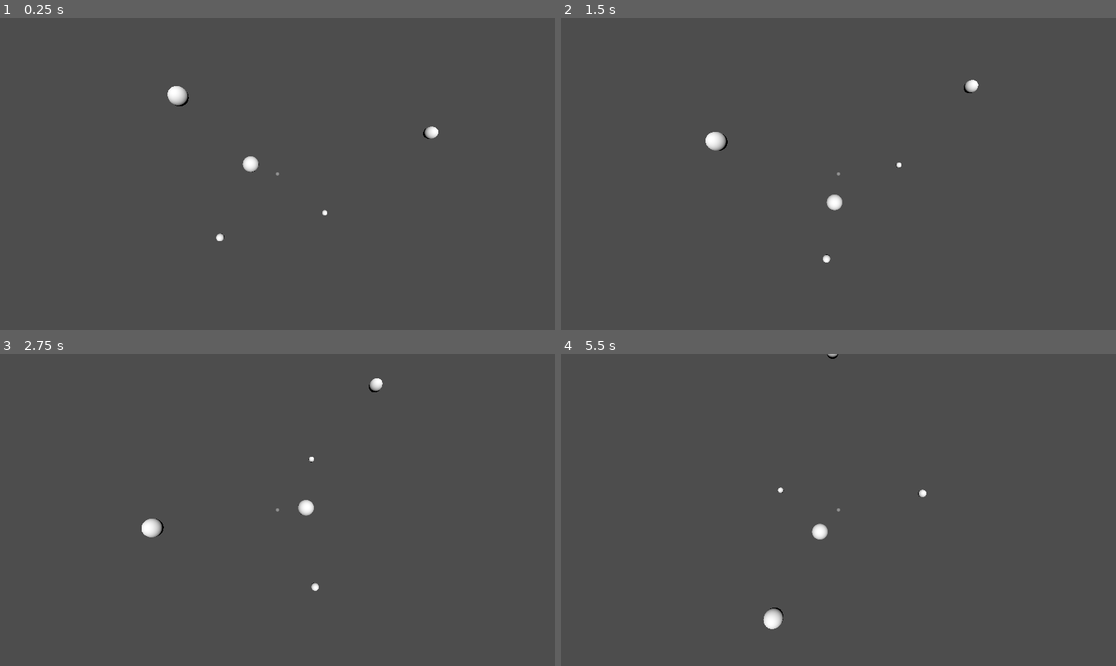
Above: before the commit, frames 1-4 (two rows, left to right).
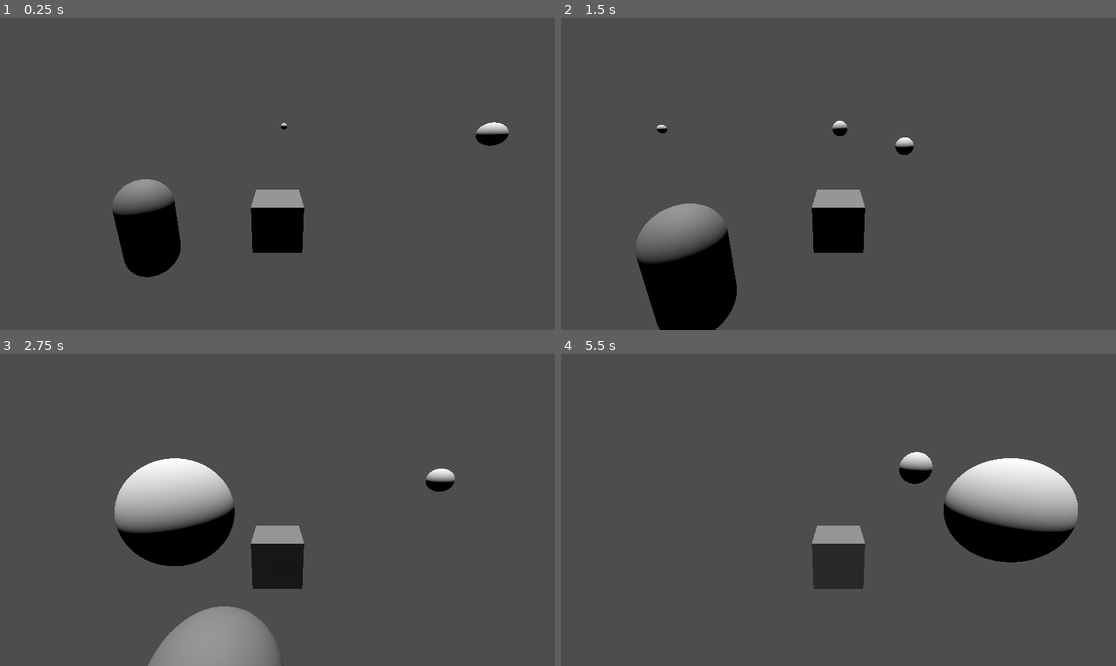
Above: after the commit, the same moments.

Repository: Paulpanther/Spacescaper
Game: Godot game, scene res://scenes/universe.tscn
The game is run twice, just before and just after one commit, with the same random seed, the same clock (stepped at 60 frames per second) and the same inputs.
Inputs:
- Up to frame 1 (0.25 s): no input
- Up to frame 2 (1.5 s): hold D (rot_right, bound only after the commit) 0.53-1.28 s; hold S (backwards, bound only after the commit) from 1.28 s (still down)
- Up to frame 3 (2.75 s): release S (backwards, bound only after the commit) at 2.03 s; hold D (rot_right, bound only after the commit) from 2.03 s (still down)
- Up to frame 4 (5.5 s): release D (rot_right, bound only after the commit) at 2.78 s; hold W (forwards, bound only after the commit) 2.78-3.53 s; hold A (rot_left, bound only after the commit) 3.53-5.03 s; hold S (backwards, bound only after the commit) from 5.03 s (still down)

The runs differ from the first frame. In frame 1, 5.3% of the frame differs, in the area x 20-92%, y 21-84%; in frame 2, 7.6%; in frame 3, 11%, in the area x 20-82%, y 7-100%; in frame 4, 8.5%.

Commit message:
add tmp player movement

Diff:
--- a/project.godot
+++ b/project.godot
@@ -15,6 +15,33 @@
 config/features=PackedStringArray("4.0", "Forward Plus")
 config/icon="res://icon.svg"
 
+[input]
+
+forwards={
+"deadzone": 0.5,
+"events": [Object(InputEventKey,"resource_local_to_scene":false,"resource_name":"","device":-1,"window_id":0,"alt_pressed":false,"shift_pressed":false,"ctrl_pressed":false,"meta_pressed":false,"pressed":false,"keycode":0,"physical_keycode":87,"key_label":0,"unicode":119,"echo":false,"script":null)
+]
+}
+backwards={
+"deadzone": 0.5,
+"events": [Object(InputEventKey,"resource_local_to_scene":false,"resource_name":"","device":-1,"window_id":0,"alt_pressed":false,"shift_pressed":false,"ctrl_pressed":false,"meta_pressed":false,"pressed":false,"keycode":0,"physical_keycode":83,"key_label":0,"unicode":115,"echo":false,"script":null)
+]
+}
+rot_left={
+"deadzone": 0.5,
+"events": [Object(InputEventKey,"resource_local_to_scene":false,"resource_name":"","device":-1,"window_id":0,"alt_pressed":false,"shift_pressed":false,"ctrl_pressed":false,"meta_pressed":false,"pressed":false,"keycode":0,"physical_keycode":65,"key_label":0,"unicode":97,"echo":false,"script":null)
+]
+}
+rot_right={
+"deadzone": 0.5,
+"events": [Object(InputEventKey,"resource_local_to_scene":false,"resource_name":"","device":-1,"window_id":0,"alt_pressed":false,"shift_pressed":false,"ctrl_pressed":false,"meta_pressed":false,"pressed":false,"keycode":0,"physical_keycode":68,"key_label":0,"unicode":100,"echo":false,"script":null)
+]
+}
+
+[physics]
+
+3d/default_gravity=0.0
+
 [rendering]
 
 renderer/rendering_method="gl_compatibility"
--- /dev/null
+++ b/scenes/planet_tmp.tscn
@@ -0,0 +1,88 @@
+[gd_scene load_steps=12 format=3 uid="uid://cv7vdcqvrohng"]
+
+[ext_resource type="Script" path="res://addons/shaderV/rgba/noise/perlin4d.gd" id="1_n4jan"]
+
+[sub_resource type="SphereShape3D" id="SphereShape3D_n8v2e"]
+
+[sub_resource type="VisualShaderNodeCustom" id="VisualShaderNodeCustom_t2xv8"]
+default_input_values = [1, Vector3(0, 0, 0), 2, 5.0, 3, 1.0, 4, 0.0]
+initialized = true
+script = ExtResource("1_n4jan")
+
+[sub_resource type="VisualShaderNodeInput" id="VisualShaderNodeInput_eghtn"]
+input_name = "time"
+
+[sub_resource type="VisualShaderNodeInput" id="VisualShaderNodeInput_k77wa"]
+input_name = "view"
+
+[sub_resource type="VisualShaderNodeVectorDecompose" id="VisualShaderNodeVectorDecompose_rm687"]
+
+[sub_resource type="VisualShaderNodeFloatParameter" id="VisualShaderNodeFloatParameter_11hqm"]
+parameter_name = "bla"
+qualifier = 2
+hint = 1
+
+[sub_resource type="VisualShader" id="VisualShader_80ynv"]
+code = "shader_type spatial;
+instance uniform float bla : hint_range(0, 1);
+
+
+
+void fragment() {
+// FloatParameter:8
+	float n_out8p0 = bla;
+
+
+// Output:0
+	ALBEDO = vec3(n_out8p0);
+
+
+}
+"
+graph_offset = Vector2(-107.485, -45.8406)
+nodes/fragment/0/position = Vector2(1260, 180)
+nodes/fragment/4/node = SubResource("VisualShaderNodeCustom_t2xv8")
+nodes/fragment/4/position = Vector2(327.116, 288.597)
+nodes/fragment/5/node = SubResource("VisualShaderNodeInput_eghtn")
+nodes/fragment/5/position = Vector2(-400, 600)
+nodes/fragment/6/node = SubResource("VisualShaderNodeInput_k77wa")
+nodes/fragment/6/position = Vector2(-840, 140)
+nodes/fragment/7/node = SubResource("VisualShaderNodeVectorDecompose_rm687")
+nodes/fragment/7/position = Vector2(-220, 80)
+nodes/fragment/8/node = SubResource("VisualShaderNodeFloatParameter_11hqm")
+nodes/fragment/8/position = Vector2(560, -20)
+nodes/fragment/connections = PackedInt32Array(5, 0, 4, 4, 6, 0, 7, 0, 7, 1, 4, 0, 8, 0, 0, 0)
+
+[sub_resource type="ShaderMaterial" id="ShaderMaterial_w65vo"]
+resource_local_to_scene = true
+render_priority = 0
+shader = SubResource("VisualShader_80ynv")
+
+[sub_resource type="SphereMesh" id="SphereMesh_32jn0"]
+material = SubResource("ShaderMaterial_w65vo")
+
+[sub_resource type="GDScript" id="GDScript_5rixn"]
+script/source = "extends MeshInstance3D
+
+
+# Called when the node enters the scene tree for the first time.
+func _ready():
+	get_active_material(0).set_shader_parameter(\"bla\",0.5)
+
+
+# Called every frame. 'delta' is the elapsed time since the previous frame.
+func _process(delta):
+	pass
+"
+
+[node name="Node3D" type="Node3D"]
+
+[node name="StaticBody3D" type="StaticBody3D" parent="."]
+
+[node name="CollisionShape3D" type="CollisionShape3D" parent="StaticBody3D"]
+shape = SubResource("SphereShape3D_n8v2e")
+
+[node name="MeshInstance3D" type="MeshInstance3D" parent="StaticBody3D"]
+transform = Transform3D(0.613994, 0.0571356, -0.78724, -0.0998764, 0.994984, -0.00568374, 0.782966, 0.0821165, 0.61662, 0, 0, 0)
+mesh = SubResource("SphereMesh_32jn0")
+script = SubResource("GDScript_5rixn")
--- /dev/null
+++ b/scenes/player.tscn
@@ -0,0 +1,19 @@
+[gd_scene load_steps=4 format=3 uid="uid://b74obxunqy6f3"]
+
+[ext_resource type="Script" path="res://scripts/player.gd" id="1_fnamk"]
+
+[sub_resource type="BoxShape3D" id="BoxShape3D_4sqpf"]
+
+[sub_resource type="BoxMesh" id="BoxMesh_lkhvo"]
+
+[node name="player" type="RigidBody3D"]
+script = ExtResource("1_fnamk")
+
+[node name="CollisionShape3D" type="CollisionShape3D" parent="."]
+shape = SubResource("BoxShape3D_4sqpf")
+
+[node name="MeshInstance3D" type="MeshInstance3D" parent="."]
+mesh = SubResource("BoxMesh_lkhvo")
+
+[node name="Camera3D" type="Camera3D" parent="."]
+transform = Transform3D(1, 0, 0, 0, 0.963574, 0.26744, 0, -0.26744, 0.963574, 0, 2.12633, 4.01154)
--- a/scenes/universe.tscn
+++ b/scenes/universe.tscn
@@ -1,16 +1,13 @@
-[gd_scene load_steps=4 format=3 uid="uid://c7g22ay7hjhlh"]
+[gd_scene load_steps=5 format=3 uid="uid://c7g22ay7hjhlh"]
 
 [ext_resource type="Script" path="res://scripts/solar_system_generation.gd" id="1_0qtp4"]
+[ext_resource type="PackedScene" uid="uid://b74obxunqy6f3" path="res://scenes/player.tscn" id="2_3jgle"]
 
 [sub_resource type="CapsuleShape3D" id="CapsuleShape3D_cd7iu"]
 
 [sub_resource type="CapsuleMesh" id="CapsuleMesh_2o7e3"]
 
 [node name="Node3D" type="Node3D"]
-
-[node name="Camera3D" type="Camera3D" parent="."]
-transform = Transform3D(1, 0, 0, 0, 1.19249e-08, 1, 0, -1, 1.19249e-08, 0, 50, 0)
-current = true
 
 [node name="DirectionalLight3D" type="DirectionalLight3D" parent="."]
 transform = Transform3D(1, 0, 0, 0, -0.0724201, 0.997374, 0, -0.997374, -0.0724201, 0, 2.75484, 0)
@@ -25,3 +22,7 @@
 
 [node name="MeshInstance3D" type="MeshInstance3D" parent="StaticBody3D"]
 mesh = SubResource("CapsuleMesh_2o7e3")
+
+[node name="player" parent="." instance=ExtResource("2_3jgle")]
+transform = Transform3D(1, 0, 0, 0, 1, 0, 0, 0, 1, 2.14764, 0, 0.590578)
+gravity_scale = 0.0
--- a/scripts/planet_generation.gd
+++ b/scripts/planet_generation.gd
@@ -10,7 +10,6 @@
 # Called when the node enters the scene tree for the first time.
 func _ready():
 	var size = "small"
-	var lowerbound =
 	var planet = planetClass.instantiate()
 	add_child(planet)
 
--- /dev/null
+++ b/scripts/player.gd
@@ -0,0 +1,23 @@
+extends RigidBody3D
+
+
+
+# Called when the node enters the scene tree for the first time.
+func _ready():
+	pass # Replace with function body.
+
+
+func _input(event):
+	if event.is_action_pressed("forwards"):
+		apply_central_impulse(Vector3(0, 0, 1) * -transform.basis.z)
+	elif event.is_action_pressed("backwards"):
+		apply_central_impulse(Vector3(0, 0, -1) * -transform.basis.z)
+	elif event.is_action_pressed("rot_left"):
+		apply_torque_impulse(Vector3(0, 0.1, 0))
+	elif event.is_action_pressed("rot_right"):
+		apply_torque_impulse(Vector3(0, -0.1, 0))
+
+
+# Called every frame. 'delta' is the elapsed time since the previous frame.
+func _process(delta):
+	pass
Not shown: 1 places in scenes/planet.tscn that only renumber resources
Not shown: 1 places in shaders/poles.tres that only renumber resources
